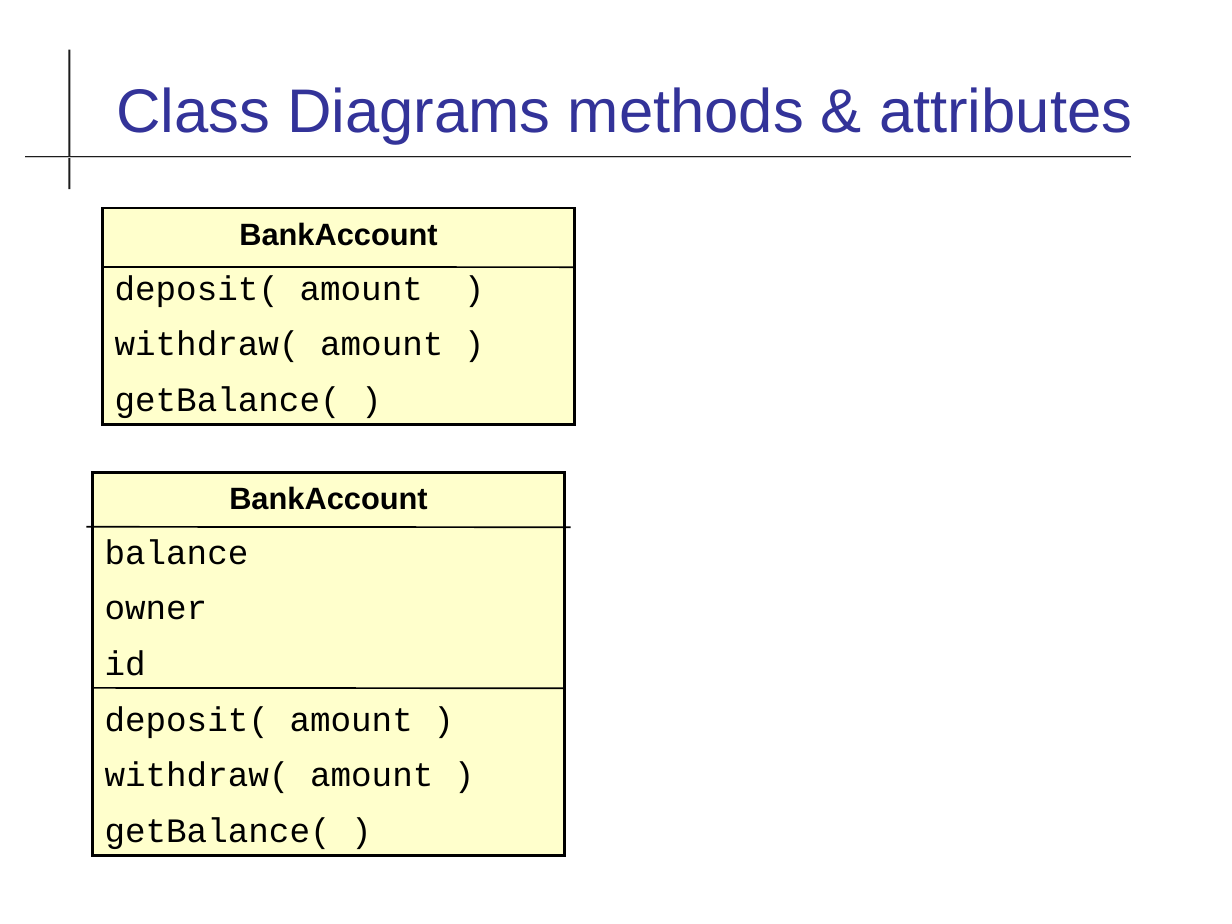
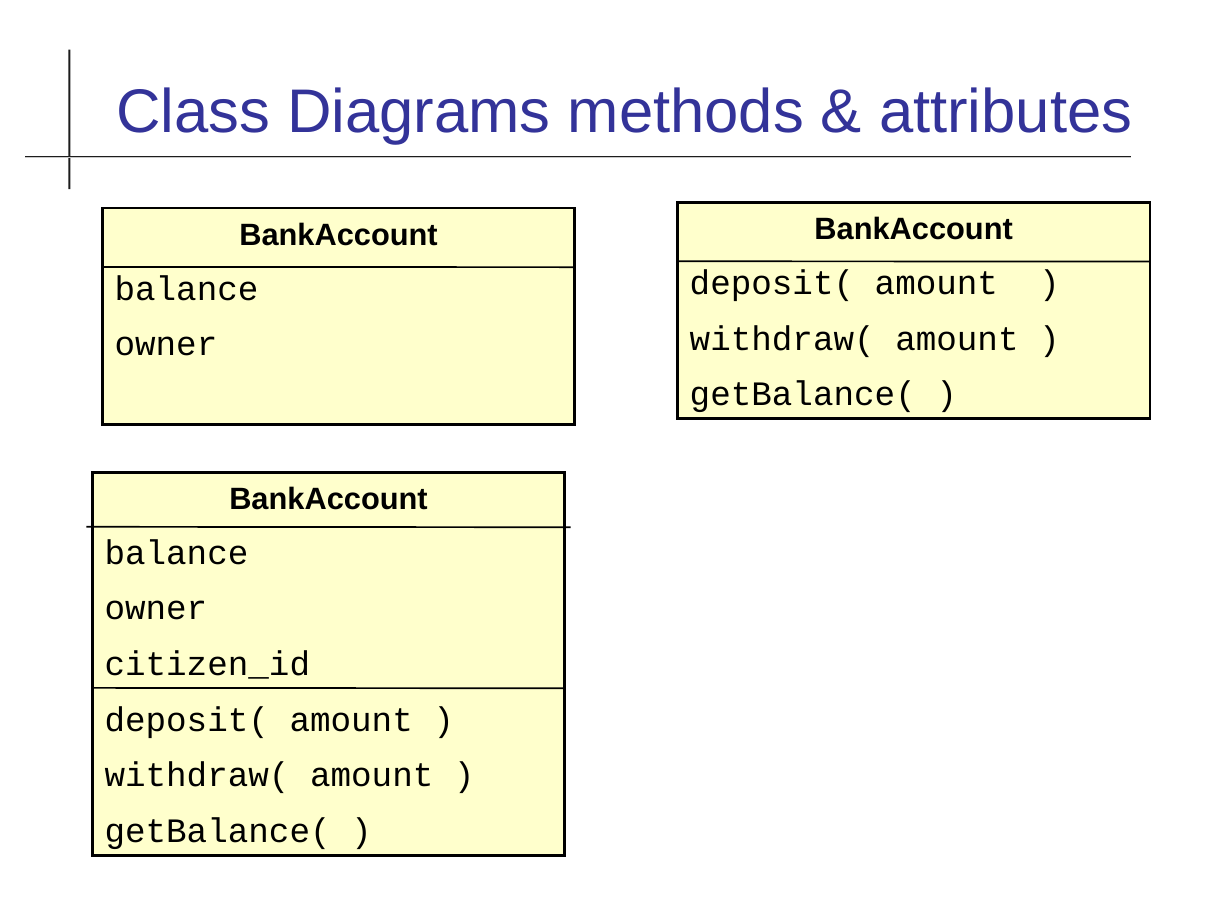
Before and after one commit to cpske/ISP, a slide deck: slide 6 of uml/UML-Class-Diagram.odp (slide 5 before the commit). Drawn at 1232x924 pixels with LibreOffice and Linux fonts; fonts in the diff are those of the drawing. Boxes give left, top, right and bottom in pixels: in the first picture for what was removed or moved away, otherwise in the second. Text is boxed around its words. In the diff, an @@ line names an element or a change of style, - is before the commit and + after.

Commit message:
fix missing attribute in uml exercise

```diff
--- a/uml/UML-Class-Diagram.odp
+++ b/uml/UML-Class-Diagram.odp
@@ rectangle added at (102, 208, 574, 425), fill #FFFFCC, outline #000000 1.5 pt, 20 pt, text #000000 @@
+BankAccount
+balance
+owner
@@ rectangle "BankAccount": place and size @@
-rectangle "BankAccount" at (102, 208, 574, 425)
+rectangle "BankAccount" at (678, 202, 1149, 419)
@@ line added from (678, 261) to (1151, 261), #000000 0.99 pt @@
@@ text in rectangle at (105, 650, 311, 679): text changed @@
-id
+citizen_id
```
Also in this commit, not shown: 8 other slides changed, 2 slides added, 1 other file.
